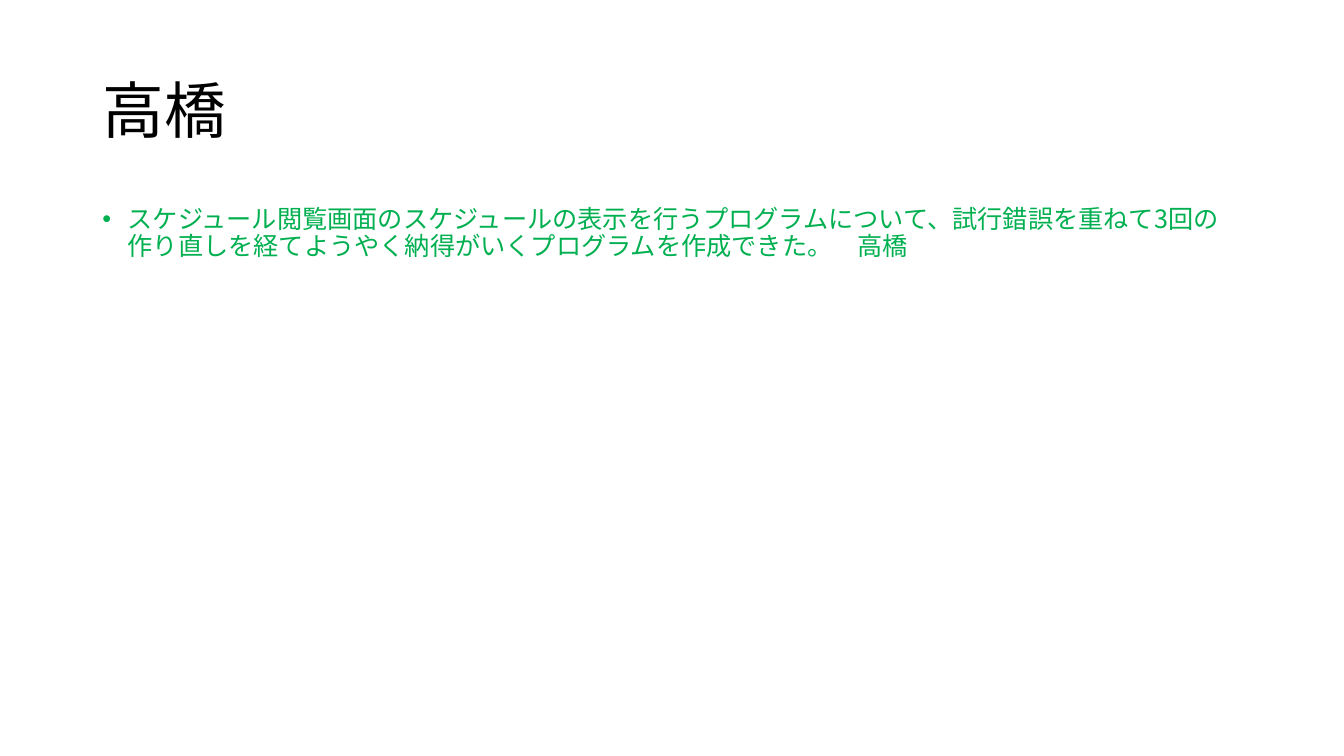
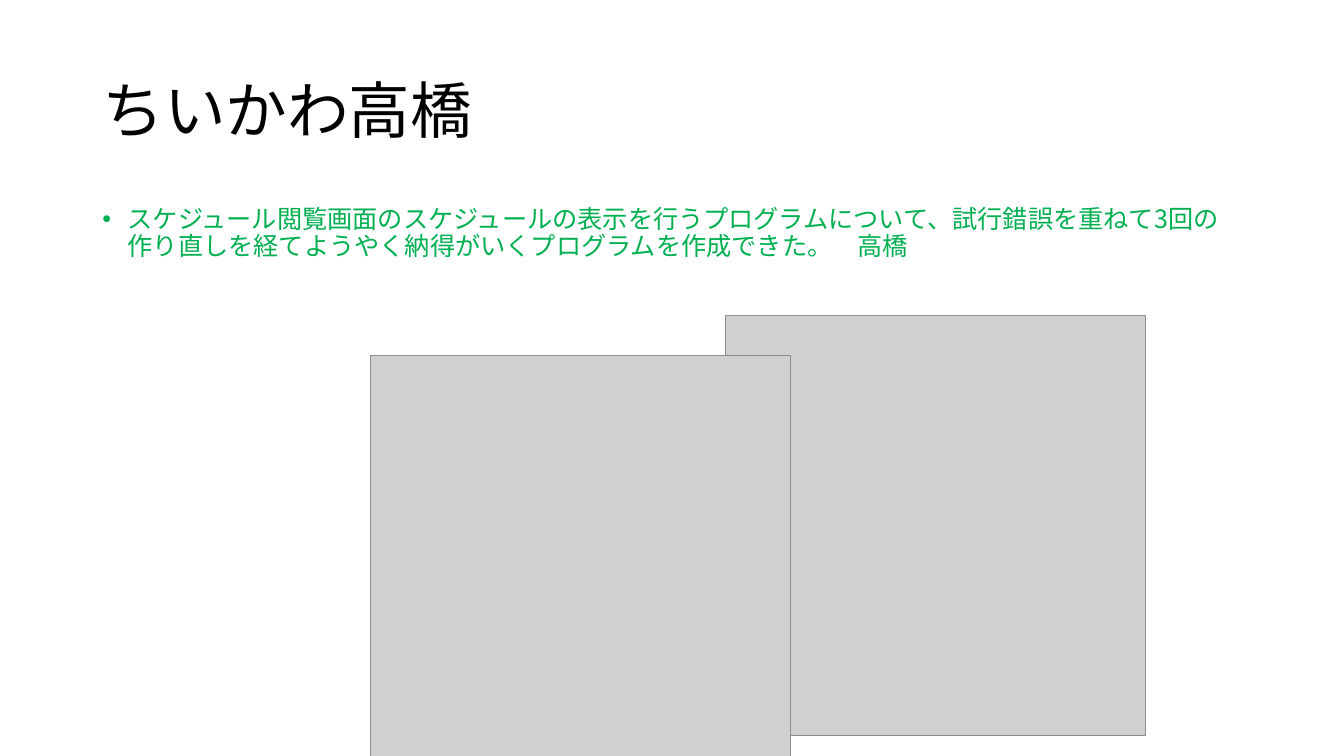
Before and after one commit to dojo2023/E-3, a slide deck: slide 15 of doc/チーム開発成果発表.pptm (slide 9 before the commit). Drawn at 1344x756 pixels with LibreOffice and Linux fonts; fonts in the diff are those of the drawing; grey boxes stand for pictures. Boxes give left, top, right and bottom in pixels: in the first picture for what was removed or moved away, otherwise in the second. Text is boxed around its words. In the diff, an @@ line names an element or a change of style, - is before the commit and + after.

```diff
--- a/doc/チーム開発成果発表.pptm
+++ b/doc/チーム開発成果発表.pptm
@@ title at (102,81,472,138): text changed @@
-高橋
+ちいかわ高橋
@@ picture added at (726,316,1146,736) @@
@@ picture added at (371,356,791,756) @@
```
Also in this commit, not shown: 9 other slides changed, 11 slides added, 3 slides removed, 10 other files.
